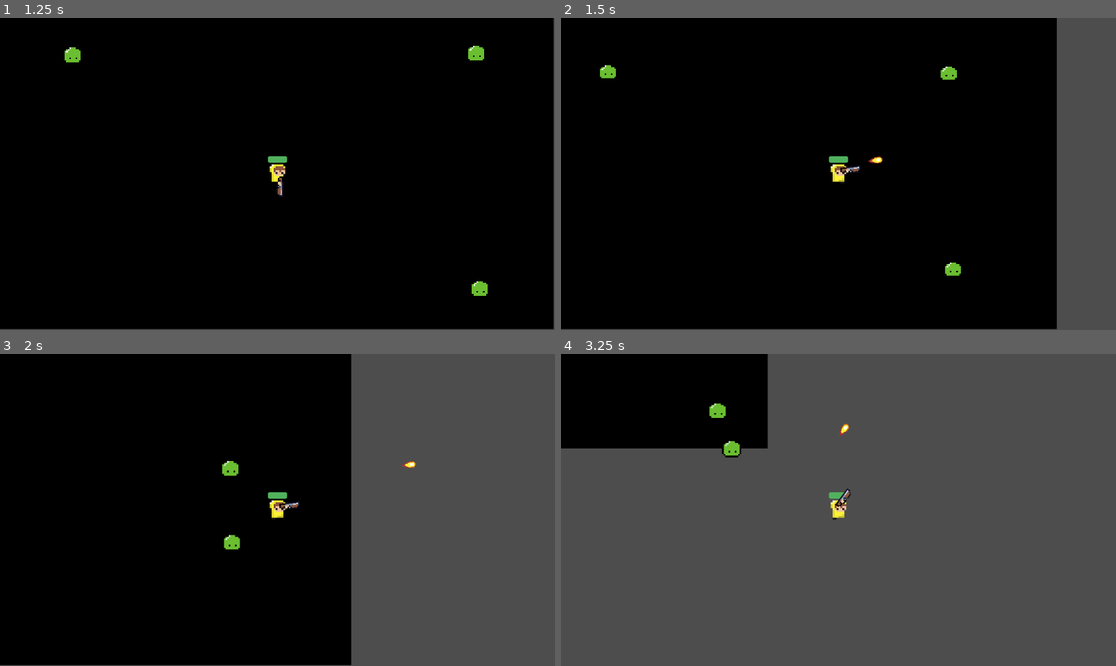
Above: before the commit, frames 1-4 (two rows, left to right).
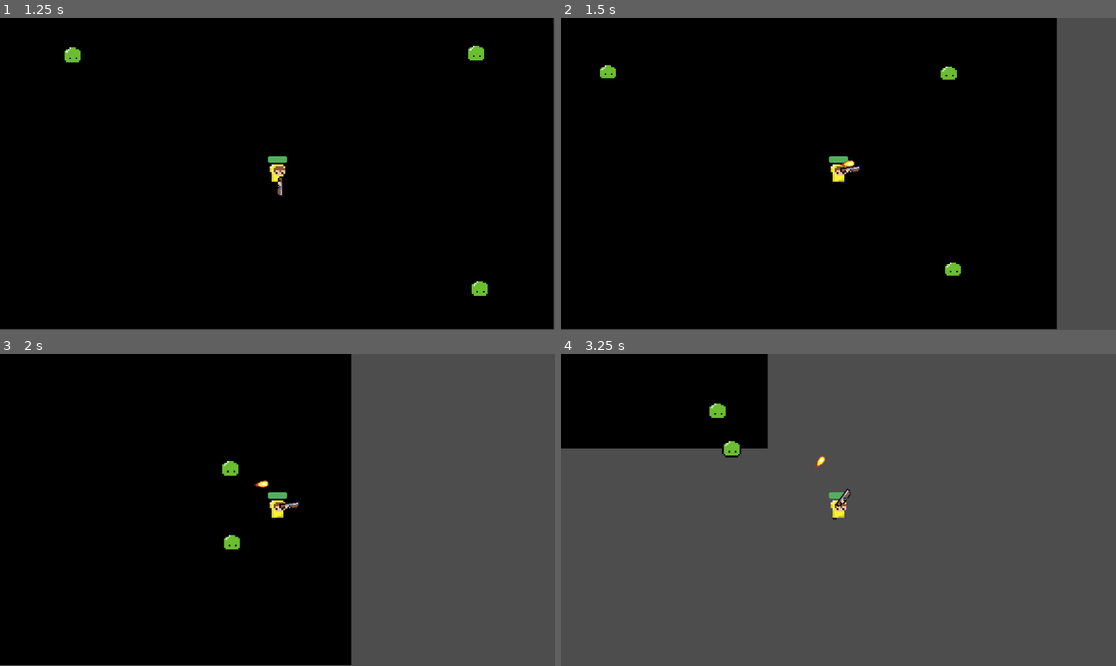
Above: after the commit, the same moments.

Repository: CodeWaffl3/GWJ71_HS_24
Game: Godot game, scene res://Scenes/main.tscn
The game is run twice, just before and just after one commit, with the same random seed, the same clock (stepped at 60 frames per second) and the same inputs.
Inputs (mouse positions are in pixels of both pictures, inside the frame that each line leads up to):
- Up to frame 1 (1.25 s): click "Start" at 0.5 s
- Up to frame 2 (1.5 s): move the mouse to (960, 158) at 1.27 s; hold D (move_right) from 1.28 s (still down); click (960, 158) at 1.35 s
- Up to frame 3 (2 s): keep holding D (move_right)
- Up to frame 4 (3.25 s): move the mouse to (727, 525) at 2.02 s; release D (move_right) at 2.03 s; hold S (move_down) 2.03-2.78 s; click (727, 525) at 2.1 s; move the mouse to (894, 441) at 2.77 s; hold D (move_right) from 2.78 s (still down); hold E (sleep) from 2.78 s (still down); click (894, 441) at 3.05 s

Frame 1 is identical in both runs. In frame 2, less than 0.1% of the frame differs, in the area x 50-58%, y 44-48%; in frame 3, less than 0.1%, in the area x 45-75%, y 34-43%; in frame 4, less than 0.1%.

Commit message:
ojos ya disparan

Diff:
--- a/Mobs/mob.tscn
+++ b/Mobs/mob.tscn
@@ -42,14 +42,14 @@
 "speed": 6.0
 }]
 
-[node name="Mob" type="CharacterBody2D"]
+[node name="Mob" type="CharacterBody2D" groups=["enemies"]]
 scale = Vector2(0.995551, 1)
 collision_layer = 2
 collision_mask = 7
 motion_mode = 1
 script = ExtResource("1_exuu5")
 
-[node name="CollisionShape2D" type="CollisionShape2D" parent="." groups=["enemies"]]
+[node name="CollisionShape2D" type="CollisionShape2D" parent="."]
 position = Vector2(0, 1.5)
 shape = SubResource("RectangleShape2D_u45ol")
 
--- a/Mobs/white_slime.tscn
+++ b/Mobs/white_slime.tscn
@@ -56,3 +56,9 @@
 sprite_frames = SubResource("SpriteFrames_27gps")
 animation = &"walk"
 frame_progress = 0.0167541
+
+[node name="ShootTimer" type="Timer" parent="."]
+wait_time = 0.5
+autostart = true
+
+[connection signal="timeout" from="ShootTimer" to="." method="_on_shoot_timer_timeout"]
--- a/Scenes/player.tscn
+++ b/Scenes/player.tscn
@@ -64,7 +64,7 @@
 [node name="Hurtbox" type="Area2D" parent="."]
 unique_name_in_owner = true
 collision_layer = 4
-collision_mask = 2
+collision_mask = 34
 
 [node name="CollisionShape2D" type="CollisionShape2D" parent="Hurtbox"]
 position = Vector2(20, 20)
@@ -87,3 +87,5 @@
 sprite_frames = SubResource("SpriteFrames_xshnw")
 animation = &"walk"
 frame_progress = 0.986975
+
+[connection signal="area_entered" from="Hurtbox" to="." method="_on_hurtbox_area_entered"]
--- /dev/null
+++ b/Scenes/white_slime_bullet.tscn
@@ -0,0 +1,27 @@
+[gd_scene load_steps=4 format=3 uid="uid://l87dhvrehnt5"]
+
+[ext_resource type="Script" path="res://Scripts/bullet.gd" id="1_ohp0e"]
+[ext_resource type="Texture2D" uid="uid://dq20vx57e03yi" path="res://Assets/Sprites/projectiles.png" id="2_r6ph8"]
+
+[sub_resource type="CircleShape2D" id="CircleShape2D_30bbe"]
+radius = 1.77171
+
+[node name="Bullet" type="Area2D" groups=["bad_bullets"]]
+top_level = true
+scale = Vector2(8.85906, 8.85906)
+collision_layer = 32
+collision_mask = 5
+script = ExtResource("1_ohp0e")
+
+[node name="CollisionShape2D" type="CollisionShape2D" parent="."]
+position = Vector2(1.53453, 0)
+scale = Vector2(0.577708, 0.583705)
+shape = SubResource("CircleShape2D_30bbe")
+
+[node name="Bullet" type="Sprite2D" parent="."]
+scale = Vector2(0.211836, 0.211836)
+texture = ExtResource("2_r6ph8")
+hframes = 4
+vframes = 4
+
+[connection signal="body_entered" from="." to="." method="_on_body_entered"]
--- a/Scripts/Mob.gd
+++ b/Scripts/Mob.gd
@@ -3,6 +3,8 @@
 @export var health = 3
 @export var move_speed = 300.0
 @onready var player = get_node("/root/Main/Player")
+
+const BULLET = preload("res://Scenes/white_slime_bullet.tscn")
 
 func _physics_process(delta):
 	$AnimatedSprite2D.play()
@@ -18,3 +20,12 @@
 		queue_free()
 	#instantiate smoke
 	#
+func shoot():
+	var new_bullet = BULLET.instantiate()
+	new_bullet.global_position = position
+	var direction = global_position.direction_to(player.global_position)
+	new_bullet.rotation = direction.angle()
+	add_child(new_bullet)
+
+func _on_shoot_timer_timeout():
+	shoot()
--- a/Scripts/bullet.gd
+++ b/Scripts/bullet.gd
@@ -1,6 +1,6 @@
 extends Area2D
 
-@export var speed = 1000
+@export var speed = 500
 @export var range = 1200
 var travelled_distance = 0
 
--- a/Scripts/gun.gd
+++ b/Scripts/gun.gd
@@ -1,4 +1,5 @@
 extends Area2D
+const BULLET = preload("res://Scenes/bullet.tscn")
 
 func _process(delta):
 	if Input.is_action_just_pressed("shoot"):
@@ -12,7 +13,6 @@
 	$WeaponPivot.rotation = get_local_mouse_position().angle()
 
 func shoot():
-	const BULLET = preload("res://Scenes/bullet.tscn")
 	var new_bullet = BULLET.instantiate()
 	new_bullet.global_position = %ShootingPoint.global_position
 	new_bullet.global_rotation = %ShootingPoint.global_rotation
--- a/Scripts/player.gd
+++ b/Scripts/player.gd
@@ -3,6 +3,7 @@
 @export var move_speed = 600
 @export var health = SceneManager.player_health
 @export var damage_rate = 20.0
+@export var bad_bullet_damage = 50.0
 signal health_depleted
 
 func _ready():
@@ -30,3 +31,12 @@
 		$HealthBar.value = health
 		if health <= 0.0:
 			health_depleted.emit()
+
+
+func _on_hurtbox_area_entered(area):
+	if area.is_in_group("bad_bullets"):
+		print("A bullet hit you!")
+		health -= bad_bullet_damage
+		$HealthBar.value = health
+		if health <= 0.0:
+			health_depleted.emit()
--- a/project.godot
+++ b/project.godot
@@ -64,6 +64,7 @@
 2d_physics/layer_3="player"
 2d_physics/layer_4="player_projectiles"
 2d_physics/layer_5="player_gun"
+2d_physics/layer_6="enemy_projectiles"
 
 [rendering]
 
